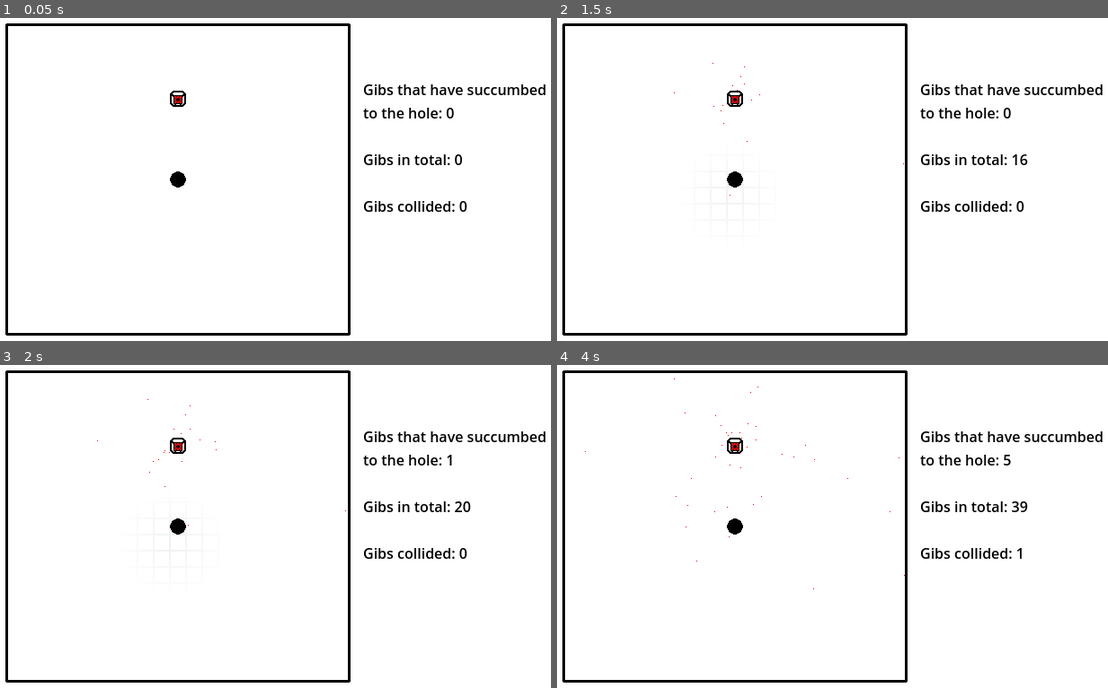
Above: before the commit, frames 1-4 (two rows, left to right).
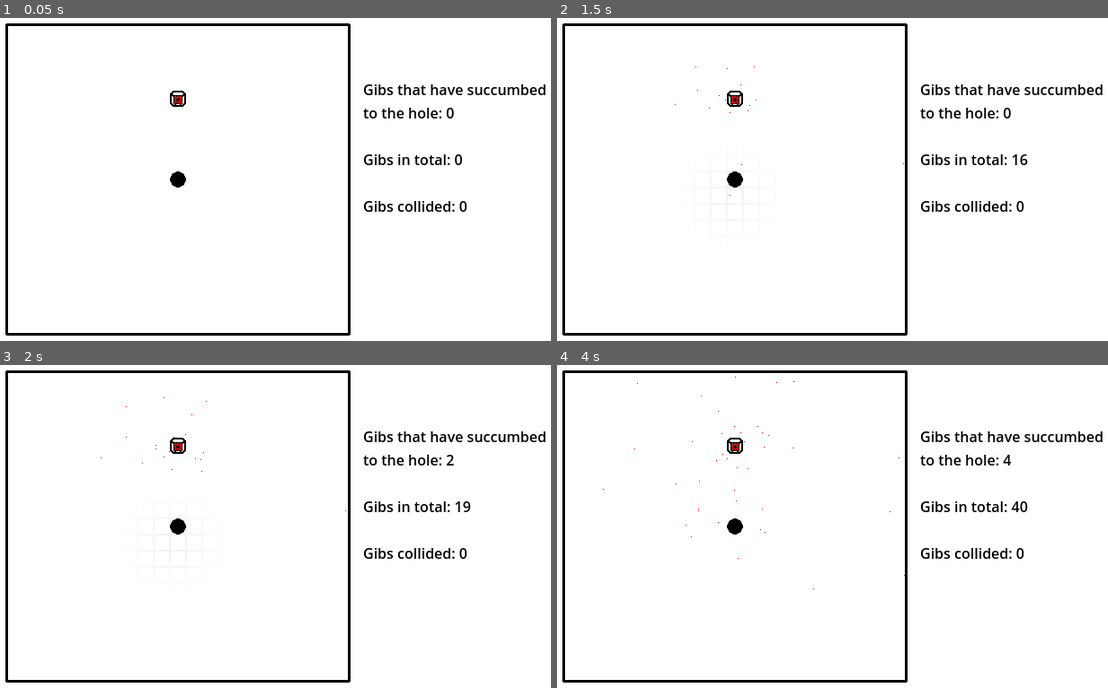
Above: after the commit, the same moments.

Repository: an-olive/BRSD-14
Game: Godot game, scene res://main.tscn
Same seed, same stepped clock (60 frames per second), same inputs: the game is played once before the commit and once after it.
Inputs (mouse positions are in pixels of both pictures, inside the frame that each line leads up to):
- Up to frame 1 (0.05 s): no input
- Up to frame 2 (1.5 s): move the mouse to (970, 163) at 0.52 s; click (970, 163) at 0.67 s; tap Enter at 1.25 s; move the mouse to (727, 195) at 1.27 s; click (727, 195) at 1.42 s
- Up to frame 3 (2 s): no input
- Up to frame 4 (4 s): move the mouse to (904, 455) at 2.02 s; click (904, 455) at 2.17 s; move the mouse to (815, 591) at 2.77 s; click (815, 591) at 2.92 s; move the mouse to (1019, 574) at 3.52 s; click (1019, 574) at 3.67 s

Frame 1 is identical in both runs. In frame 2, less than 0.1% of the frame differs, in the area x 21-37%, y 13-46%; in frame 3, less than 0.1%; in frame 4, 0.2%, in the area x 5-86%, y 3-61%.

Commit message:
#1 - don't spawn if surrounding tiles have collision

Diff:
--- a/Components/Buildings/producer.gd
+++ b/Components/Buildings/producer.gd
@@ -13,6 +13,9 @@
 var gibs_timer = Timer.new()
 
 func _ready() -> void:
+	if Engine.is_editor_hint():
+		return
+
 	add_child(gibs_timer)
 	gibs_timer.wait_time = spawn_interval
 	gibs_timer.one_shot = false
@@ -22,8 +25,18 @@
 func spawn() -> void:
 	if not enabled:
 		return
-	var direction = randf_range(0, TAU)
-	# direction = Time.get_ticks_msec() / 36000.0 * TAU - PI / 4 # debug
+
+	var valid_directions = {0: Vector2i(1, 0), 1: Vector2i(0, 1), 2: Vector2i(-1, 0), 3: Vector2i(0, -1)}
+
+	for n in valid_directions.keys():
+		if Building.has_collision(location + valid_directions[n]):
+			valid_directions.erase(n);
+
+	if valid_directions.is_empty():
+		return
+
+	var direction = randf_range(-PI / 4, PI / 4) + valid_directions.keys().pick_random() * PI / 2
+
 	var speed = randf_range(min_speed, max_speed)
 	var velocity = Vector2.from_angle(direction) * speed
 	Gibs.spawn_gib(position + Vector2(9, 9) + velocity.normalized() * 9, velocity, 0)
--- a/Components/Buildings/producer.tscn
+++ b/Components/Buildings/producer.tscn
@@ -7,7 +7,6 @@
 texture = ExtResource("1_7i87q")
 centered = false
 script = ExtResource("1_benl8")
-enabled = null
 collision_shape = NodePath("Collision")
 metadata/_custom_type_script = "uid://cf1qu57v81yjh"
 
--- a/Components/building.gd
+++ b/Components/building.gd
@@ -58,3 +58,12 @@
 			_shape = node
 
 	return _shape
+
+static func has_collision(pos: Vector2i) -> bool:
+	var building = []
+	var building_node = Game.instance.find_child("Buildings", false)
+	if building_node != null:
+		for node in building_node.get_children():
+			if node is Building and node.location == pos and node.get_shape():
+				return true
+	return false
--- a/Components/game.tscn
+++ b/Components/game.tscn
@@ -34,7 +34,6 @@
 
 [node name="Producer" parent="Buildings" instance=ExtResource("4_fc0e3")]
 position = Vector2(189, 81)
-enabled = true
 location = Vector2i(10, 4)
 
 [node name="Label" type="Label" parent="."]
--- a/Components/gibs.gd
+++ b/Components/gibs.gd
@@ -108,7 +108,6 @@
 				vel = v;
 
 		if just_spawned and not collided:
-			print("%s no longer just spawned" % pos)
 			just_spawned = false
 
 static func spawn_gib(pos: Vector2, velocity: Vector2, hue: float = 0) -> void:
